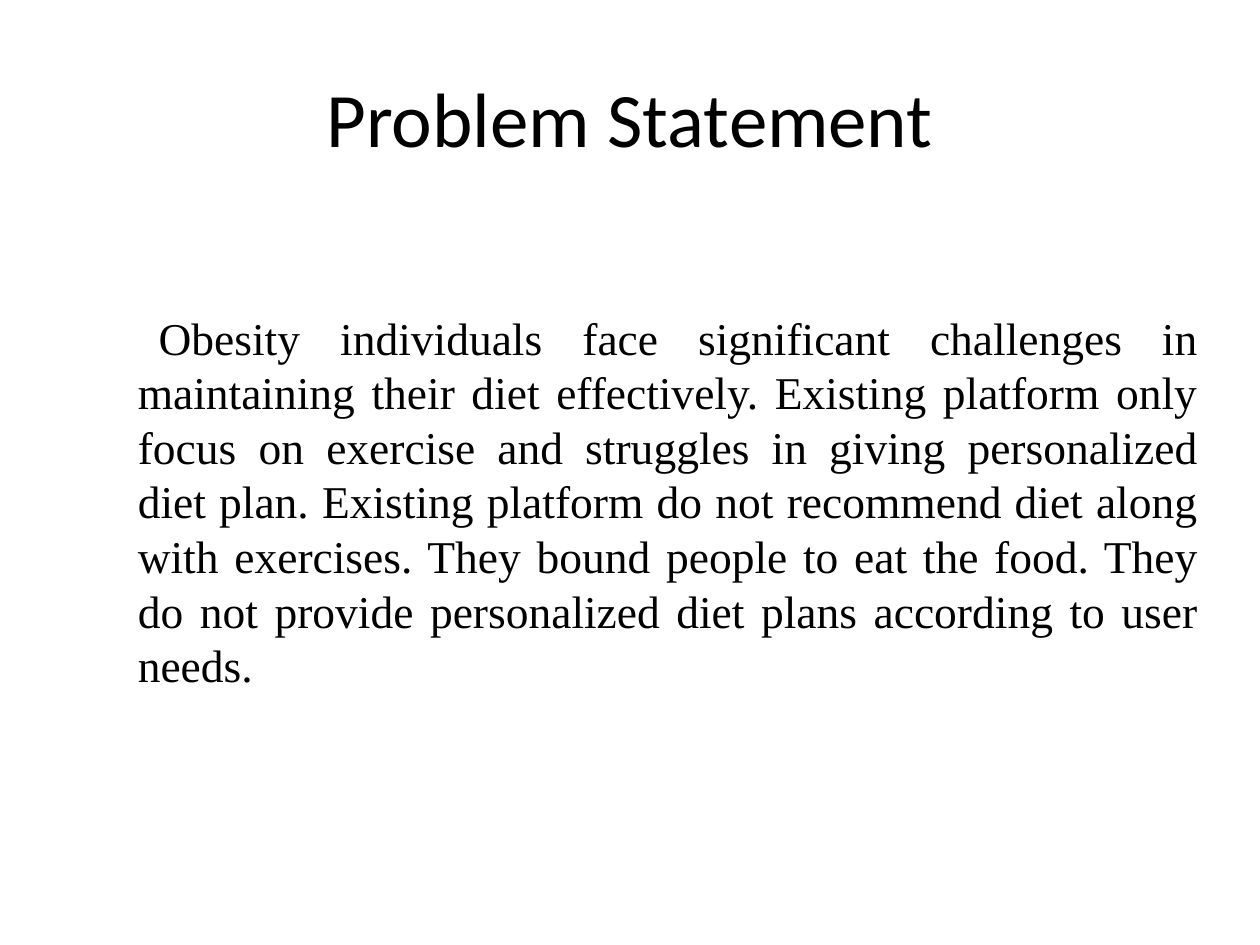
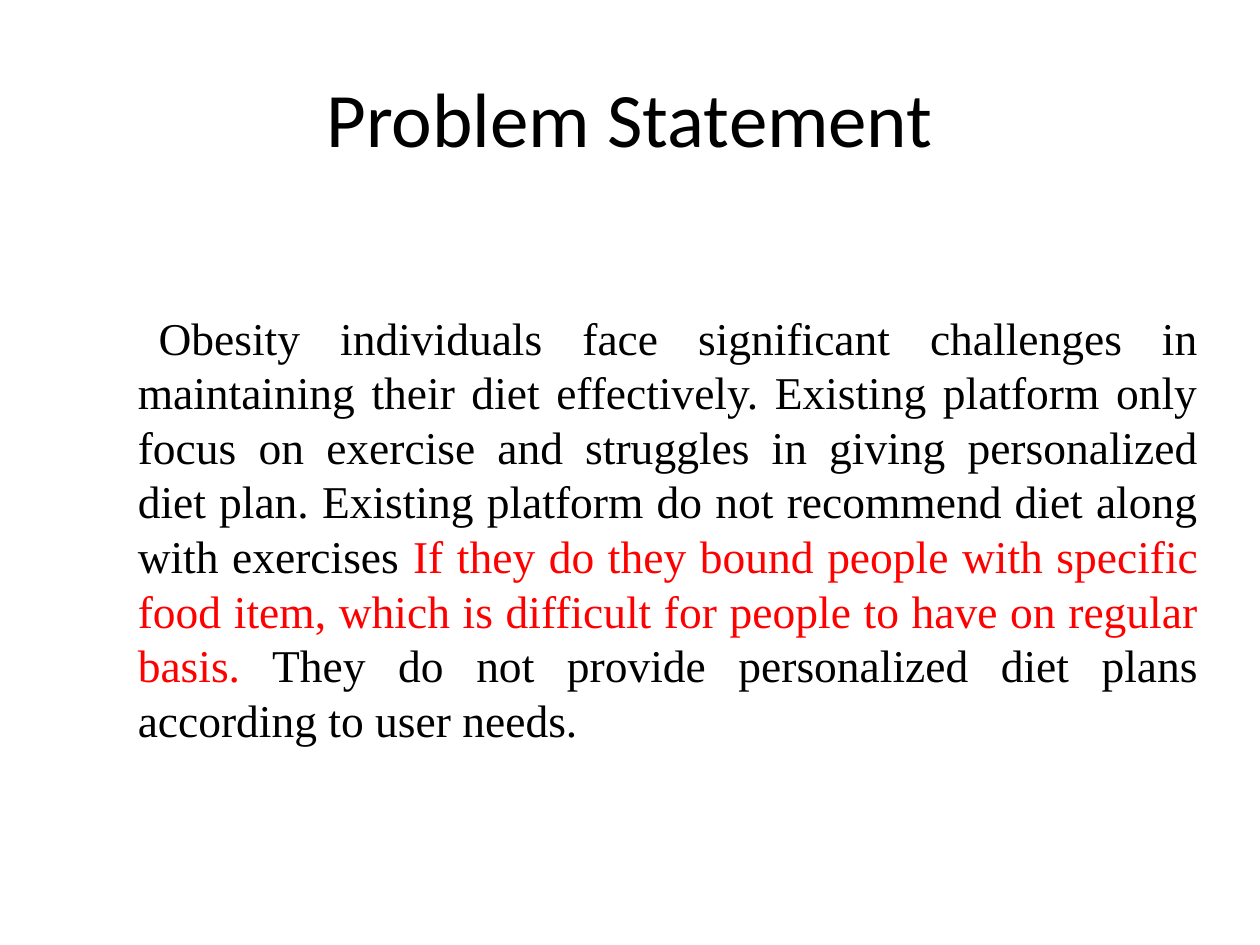
Before and after one commit to pandistic-zain/Fitnesstan--FYP, a slide deck: slide 15 of fitnesstan-documentation/FItnessstan_Final Presentation_Part 2.pptx. Drawn at 1260x945 pixels with LibreOffice and Linux fonts; fonts in the diff are those of the drawing; background and template pictures are left out. Boxes give left, top, right and bottom in pixels: in the first picture for what was removed or moved away, otherwise in the second. Text is boxed around its words. In the diff, an @@ line names an element or a change of style, - is before the commit and + after.

```diff
--- a/fitnesstan-documentation/FItnessstan_Final Presentation_Part 2.pptx
+++ b/fitnesstan-documentation/FItnessstan_Final Presentation_Part 2.pptx
@@ text at [138,323,1198,746]: text changed @@
-Obesity individuals face significant challenges in maintaining their diet effectively. Existing platform only focus on exercise and struggles in giving personalized diet plan. Existing platform do not recommend diet along with exercises. They bound people to eat the food. They do not provide personalized diet plans according to user needs.
+Obesity individuals face significant challenges in maintaining their diet effectively. Existing platform only focus on exercise and struggles in giving personalized diet plan. Existing platform do not recommend diet along with exercises If they do they bound people with specific food item, which is difficult for people to have on regular basis. They do not provide personalized diet plans according to user needs.
```
Also in this commit, not shown: 4 other slides changed, 2 slides added, 1 slide removed, 3 other files.
